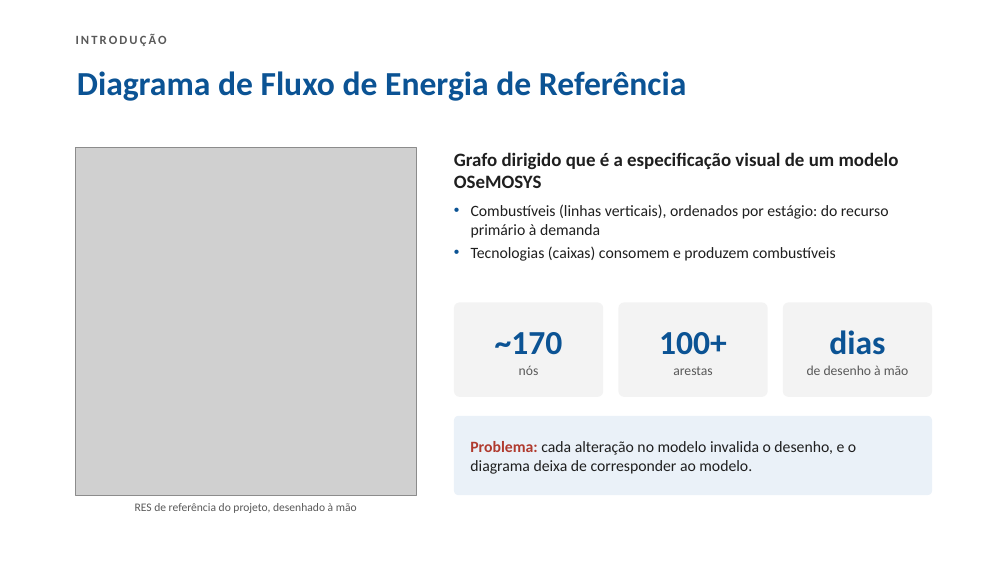
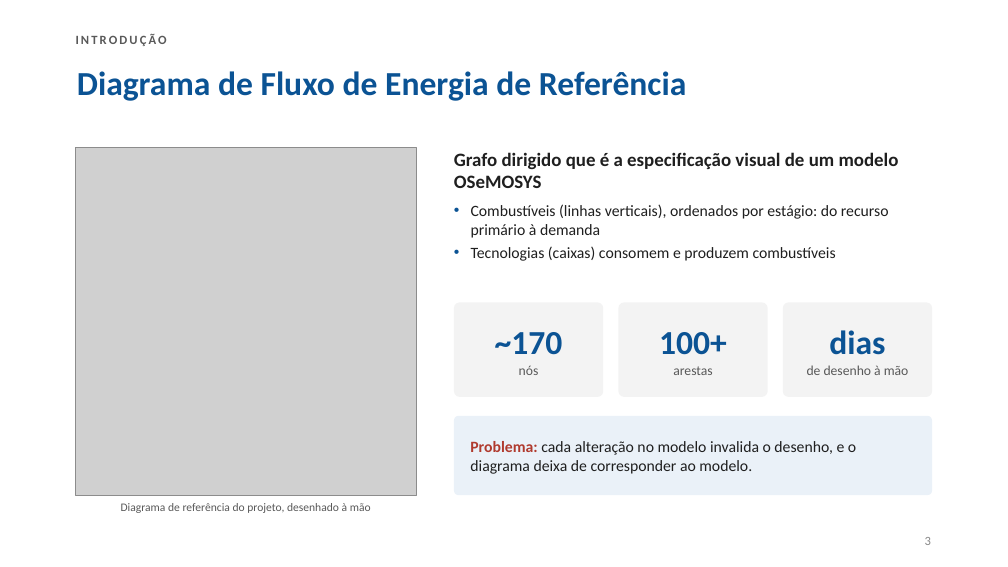
Before and after one commit to Freddieij/DDFE, a slide deck: slide 3 of Apresentacao/Apresentacao_XVI_Seminario_PIBITI.pptx. Drawn at 1008x567 pixels with LibreOffice and Linux fonts; fonts in the diff are those of the drawing; grey boxes stand for pictures. Boxes give left, top, right and bottom in pixels: in the first picture for what was removed or moved away, otherwise in the second. Text is boxed around its words. In the diff, an @@ line names an element or a change of style, - is before the commit and + after.

```diff
--- a/Apresentacao/Apresentacao_XVI_Seminario_PIBITI.pptx
+++ b/Apresentacao/Apresentacao_XVI_Seminario_PIBITI.pptx
@@ text at bbox=[121, 503, 371, 513]: text changed @@
-RES de referência do projeto, desenhado à mão
+Diagrama de referência do projeto, desenhado à mão
@@ page number added at bbox=[925, 537, 931, 545], 12 pt, text #888888 @@
+3
```
Also in this commit, not shown: 7 other slides changed, 3 slides added, 3 slides removed, 2 other files.
